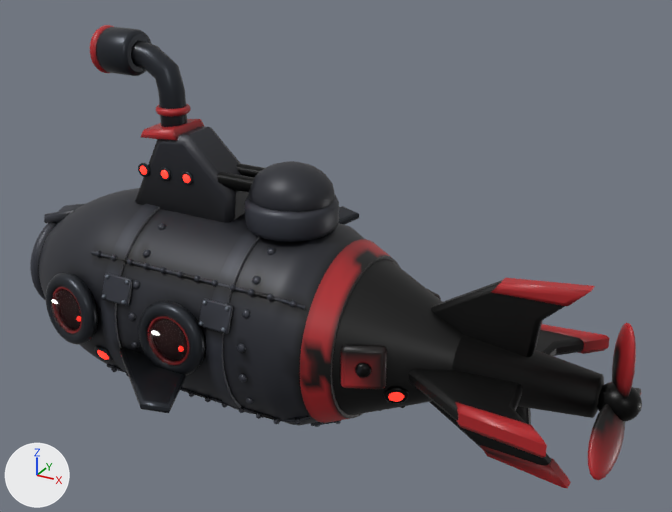
The glTF model models-src/enemy_gunner.glb: old version first, new version second.
Camera for both pictures: a 50 mm camera at (3.24, -4.76, 2.9) aimed at (0.57, 0.1, 0.47). Every picture has the same lights, and +X, +Y and +Z are marked at lower left. The picture after the commit comes second. Where no turn or scale is listed for an object, it has been applied to the vertices. Vertices at exactly the same position are counted once.

Before the edit, the objects in view are built like this:
```python
ob_enemy_gunner_body = bpy.data.objects.new('enemy_gunner_body', me_enemy_gunner_body)
ob_enemy_gunner_body.location = (0.0, 0.0, 0.0)
ob_propeller_001 = bpy.data.objects.new('propeller.001', me_propeller_001)
ob_propeller_001.location = (2.465, 0.0, 0.0)
ob_side_detail_001 = bpy.data.objects.new('side_detail.001', me_side_detail_001)
ob_side_detail_001.location = (0.0, 0.0, 0.0)
```
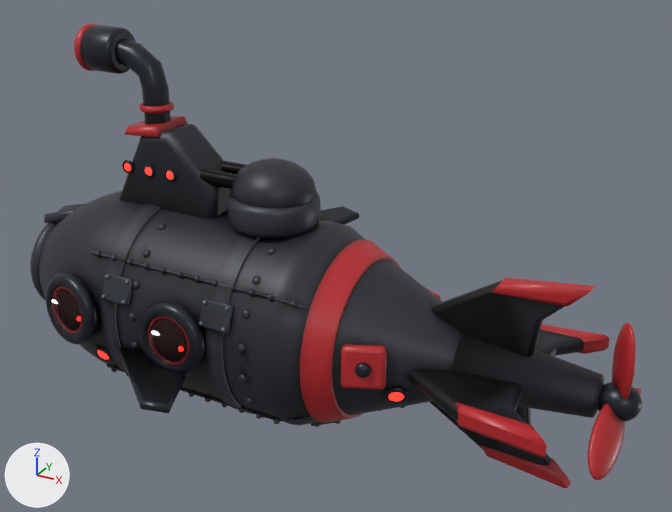
Changed parts and their boxes [x1, y1, x2, y2] in the pictures (672 x 512 px; the box of a moved part takes in the faces that stretch with it):
'enemy_gunner_body', reshaped: before [30, 25, 610, 489]; after [30, 23, 610, 489]
part 1 of me_enemy_gunner_body, moved or reshaped: before [135, 127, 249, 222]; after [119, 124, 231, 219]
part 2 of me_enemy_gunner_body, moved or reshaped: before [249, 161, 335, 212]; after [231, 158, 316, 208]
part 3 of me_enemy_gunner_body, moved or reshaped: before [140, 119, 204, 140]; after [124, 116, 188, 138]
part 4 of me_enemy_gunner_body, moved or reshaped: before [90, 25, 114, 73]; after [74, 23, 98, 71]
part 5 of me_enemy_gunner_body, moved or reshaped: before [155, 104, 191, 117]; after [139, 101, 174, 114]
part 6 of me_enemy_gunner_body, moved or reshaped: before [245, 195, 339, 242]; after [227, 191, 321, 238]
part 7 of me_enemy_gunner_body, moved or reshaped: before [140, 166, 147, 175]; after [124, 163, 131, 171]
part 8 of me_enemy_gunner_body, moved or reshaped: before [161, 170, 168, 179]; after [145, 167, 152, 176]
part 9 of me_enemy_gunner_body, moved or reshaped: before [183, 174, 190, 183]; after [166, 171, 173, 180]
part 10 of me_enemy_gunner_body, moved or reshaped: before [138, 163, 150, 177]; after [122, 160, 134, 174]
part 11 of me_enemy_gunner_body, moved or reshaped: before [159, 167, 172, 181]; after [143, 164, 155, 178]
part 12 of me_enemy_gunner_body, moved or reshaped: before [181, 171, 193, 185]; after [164, 168, 177, 182]
part 13 of me_enemy_gunner_body, moved or reshaped: before [131, 40, 187, 127]; after [115, 39, 171, 124]
part 14 of me_enemy_gunner_body, moved or reshaped: before [96, 27, 152, 76]; after [80, 25, 136, 74]
part 15 of me_enemy_gunner_body, recoloured: [117, 161, 604, 476] in both
part 16 of me_propeller_001, recoloured: [588, 329, 642, 476] in both

What changed in the scene script:
```text
Change me_enemy_gunner_body:
    where me_enemy_gunner_body.from_pydata(...)  # 13923 vertices, 27224 faces; spans x -1.98..2.39, y -1.25..1.25, z -0.73..1.82
    used by ob_enemy_gunner_body; location = (0.0, 0.0, 0.0)
    me_enemy_gunner_body part 1: the loose piece of 30 vertices spanning x -0.94..-0.05, y -0.16..0.16, z 0.56..1.2 is moved by (-0.14, 0.0, 0.0)
    me_enemy_gunner_body part 2: the loose piece of 182 vertices spanning x 0.03..0.59, y -0.26..0.26, z 0.68..1.08 is moved by (-0.14, 0.0, 0.0)
    me_enemy_gunner_body part 3: the loose piece of 24 vertices spanning x -0.77..-0.45, y -0.17..0.17, z 1.13..1.23 is moved by (-0.14, 0.0, 0.0)
    me_enemy_gunner_body part 4: the loose piece of 336 vertices spanning x -1.15..-1.08, y -0.16..0.16, z 1.5..1.82 is moved by (-0.14, 0.0, 0.0)
    me_enemy_gunner_body part 5: the loose piece of 288 vertices spanning x -0.71..-0.48, y -0.11..0.11, z 1.29..1.34 is moved by (-0.14, 0.0, 0.0)
    me_enemy_gunner_body part 6: the loose piece of 144 vertices spanning x 0.01..0.61, y -0.3..0.3, z 0.66..0.86 is moved by (-0.14, 0.0, 0.0)
    me_enemy_gunner_body part 7: the loose piece of 86 vertices spanning x -0.78..-0.71, y -0.18..-0.14, z 0.88..0.95 is moved by (-0.14, 0.0, 0.0)
    me_enemy_gunner_body part 8: the loose piece of 86 vertices spanning x -0.6..-0.54, y -0.18..-0.14, z 0.88..0.95 is moved by (-0.14, 0.0, 0.0)
    me_enemy_gunner_body part 9: the loose piece of 86 vertices spanning x -0.43..-0.36, y -0.18..-0.14, z 0.88..0.95 is moved by (-0.14, 0.0, 0.0)
    me_enemy_gunner_body part 10: the loose piece of 128 vertices spanning x -0.8..-0.7, y -0.17..-0.15, z 0.87..0.97 is moved by (-0.14, 0.0, 0.0)
    me_enemy_gunner_body part 11: the loose piece of 128 vertices spanning x -0.62..-0.52, y -0.17..-0.15, z 0.87..0.97 is moved by (-0.14, 0.0, 0.0)
    me_enemy_gunner_body part 12: the loose piece of 128 vertices spanning x -0.44..-0.34, y -0.17..-0.15, z 0.87..0.97 is moved by (-0.14, 0.0, 0.0)
    me_enemy_gunner_body part 13: the loose piece of 90 vertices spanning x -0.88..-0.51, y -0.09..0.09, z 1.0..1.74 is moved by (-0.14, 0.0, 0.0)
    me_enemy_gunner_body part 14: the loose piece of 144 vertices spanning x -1.1..-0.84, y -0.15..0.15, z 1.51..1.81 is moved by (-0.14, 0.0, 0.0)
    me_enemy_gunner_body part 15: 7322 kept faces spanning x -1.94..2.39, y -1.19..1.19, z -0.73..1.32 get new vertex colours
Change me_propeller_001:
    where me_propeller_001.from_pydata(...)  # 800 vertices, 1580 faces; spans x -0.17..0.129, y -0.438..0.438, z -0.277..0.501
    used by ob_propeller_001; location = (2.465, 0.0, 0.0)
    me_propeller_001 part 16: 1192 kept faces spanning x -0.122..0.129, y -0.438..0.438, z -0.277..0.501 get new vertex colours
```
